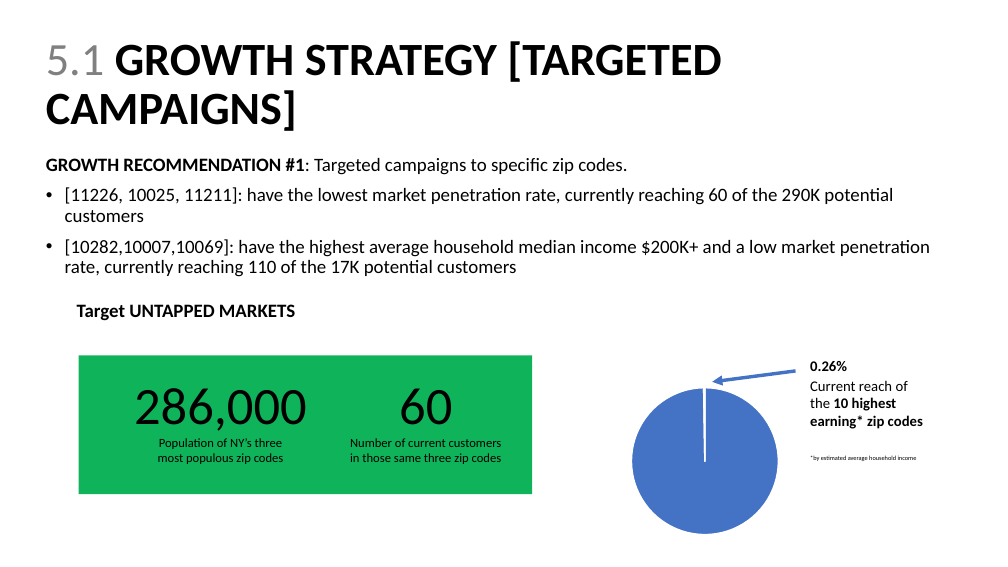
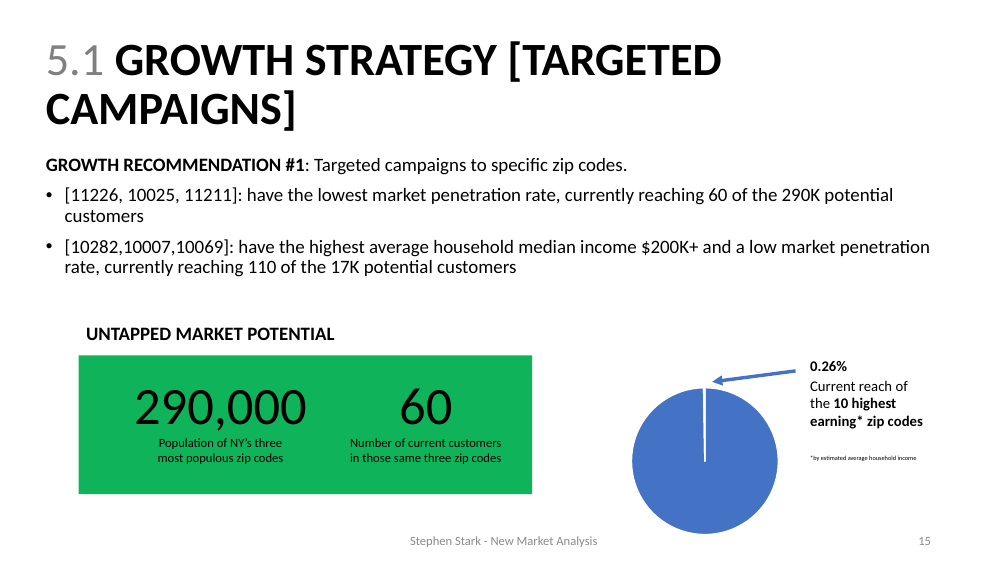
Before and after one commit to sstarkjr/PM_MarketAnalysis, a slide deck: slide 15 of Stephen_Stark_Analysis.pptx. Drawn at 1008x567 pixels with LibreOffice and Linux fonts; fonts in the diff are those of the drawing. Boxes give left, top, right and bottom in pixels: in the first picture for what was removed or moved away, otherwise in the second. Text is boxed around its words. In the diff, an @@ line names an element or a change of style, - is before the commit and + after.

```diff
--- a/Stephen_Stark_Analysis.pptx
+++ b/Stephen_Stark_Analysis.pptx
@@ text at (x1=86, y1=327, x2=334, y2=340): text changed @@
-Target UNTAPPED MARKETS
+UNTAPPED MARKET POTENTIAL
@@ text at (x1=134, y1=390, x2=306, y2=431): text changed @@
-286,000
+290,000
@@ text added at (x1=410, y1=536, x2=597, y2=547), 12 pt, text #8C8C8C @@
+Stephen Stark - New Market Analysis
@@ text added at (x1=918, y1=537, x2=931, y2=545), 12 pt, text #8C8C8C @@
+15
```
Also in this commit, not shown: 18 other slides changed, 1 other file.
